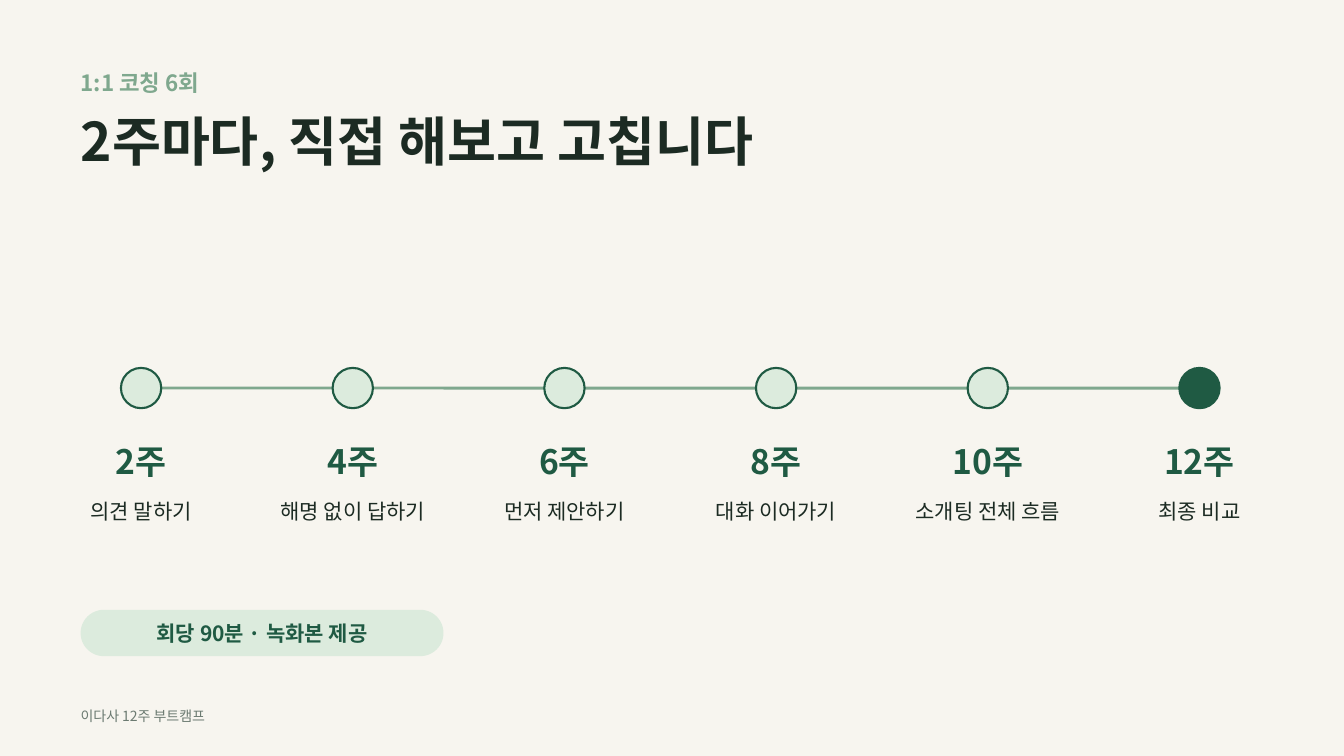
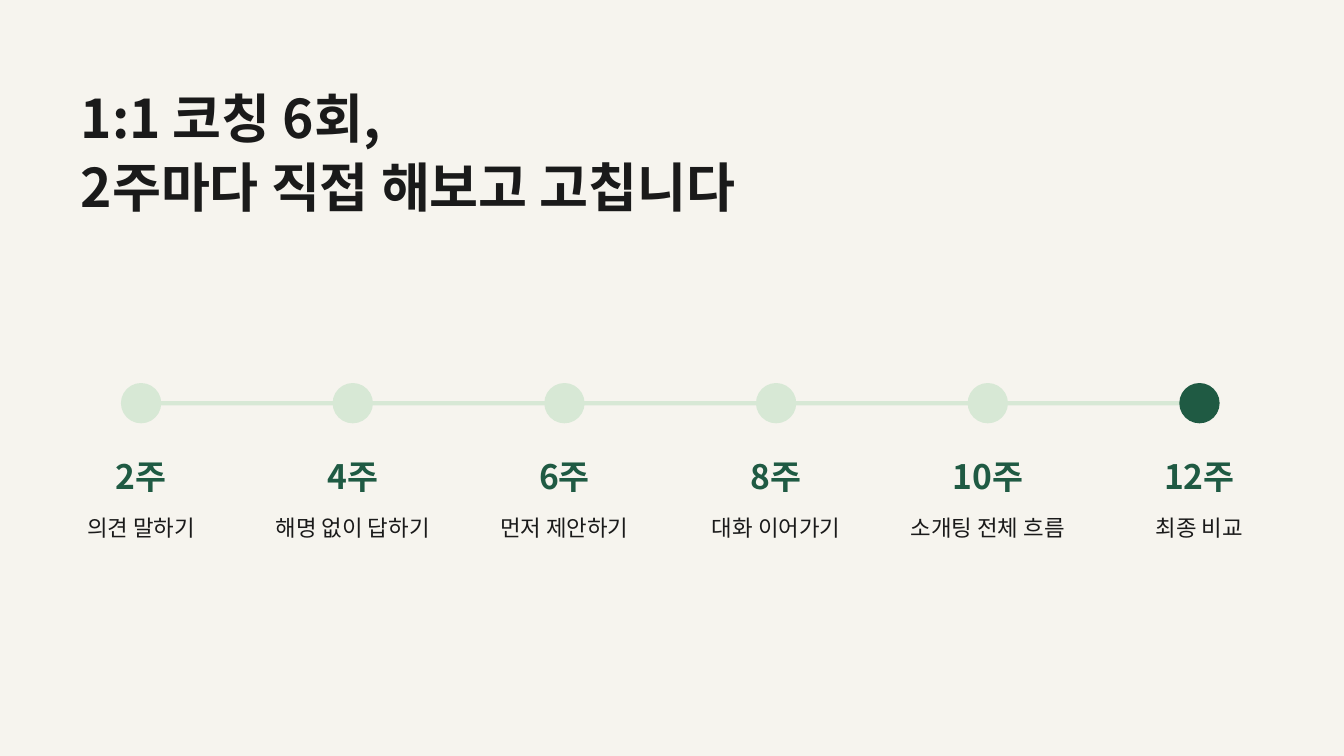
Before and after one commit to wnsgh55811-boop/speed, a slide deck: slide 19 of idasa-ot/이다사_12주부트캠프_OT.pptx (slide 20 before the commit). Drawn at 1344x756 pixels with LibreOffice and Linux fonts; fonts in the diff are those of the drawing. Boxes give left, top, right and bottom in pixels: in the first picture for what was removed or moved away, otherwise in the second. Text is boxed around its words. In the diff, an @@ line names an element or a change of style, - is before the commit and + after.

```diff
--- a/idasa-ot/이다사_12주부트캠프_OT.pptx
+++ b/idasa-ot/이다사_12주부트캠프_OT.pptx
@@ background #F7F5EF to #F6F4EE @@
@@ text removed at box(81, 72, 200, 93) @@
-1:1 코칭 6회
@@ title at box(81, 93, 736, 212): text changed; text colour #1C2B23 to #1A1A1A @@
-2주마다, 직접 해보고 고칩니다
+1:1 코칭 6회,
+2주마다 직접 해보고 고칩니다
@@ fill #DCEBDD to #D7E8D5; outline #1F5A43 1.5 pt to none in 5 elements at box(121, 383, 161, 423), box(333, 383, 373, 423), box(544, 383, 585, 423), box(756, 383, 797, 423), box(968, 383, 1008, 423) @@
@@ 6 texts, 6 ellipses, 1 line: place and size @@
-6 texts, 6 ellipses, 1 line at box(116, 368, 1235, 477)
+6 texts, 6 ellipses, 1 line at box(116, 383, 1235, 492)
@@ ellipse at box(1180, 383, 1220, 423): outline #1F5A43 1.5 pt to none @@
@@ line (141, 403) - (1200, 403): stroke #7FA88E 2 pt to #D7E8D5 3 pt @@
@@ text "의견 말하기": place and size @@
-text "의견 말하기" at box(90, 501, 192, 521)
+text "의견 말하기" at box(87, 517, 195, 538)
@@ text "해명 없이 답하기": place and size @@
-text "해명 없이 답하기" at box(280, 501, 425, 521)
+text "해명 없이 답하기" at box(276, 517, 430, 538)
@@ text "먼저 제안하기": place and size @@
-text "먼저 제안하기" at box(504, 501, 624, 521)
+text "먼저 제안하기" at box(500, 517, 628, 538)
@@ text "대화 이어가기": place and size @@
-text "대화 이어가기" at box(716, 501, 836, 521)
+text "대화 이어가기" at box(712, 517, 840, 538)
@@ text "소개팅 전체 흐름": place and size @@
-text "소개팅 전체 흐름" at box(915, 501, 1060, 521)
+text "소개팅 전체 흐름" at box(911, 517, 1065, 538)
@@ size 15 to 16 pt, text colour #1C2B23 to #1A1A1A in 6 elements at box(87, 517, 195, 538), box(712, 517, 840, 538), box(911, 517, 1065, 538), box(276, 517, 430, 538), box(500, 517, 628, 538), box(1156, 517, 1243, 538) @@
@@ text "최종 비교": place and size @@
-text "최종 비교" at box(1158, 501, 1241, 521)
+text "최종 비교" at box(1156, 517, 1243, 538)
@@ rounded rectangle removed at box(81, 610, 444, 656) @@
@@ text removed at box(157, 623, 368, 643) @@
-회당 90분 · 녹화본 제공
@@ text removed at box(81, 709, 205, 722) @@
-이다사 12주 부트캠프
```
Also in this commit, not shown: 29 other slides changed, 1 slide removed, 3 other files.
